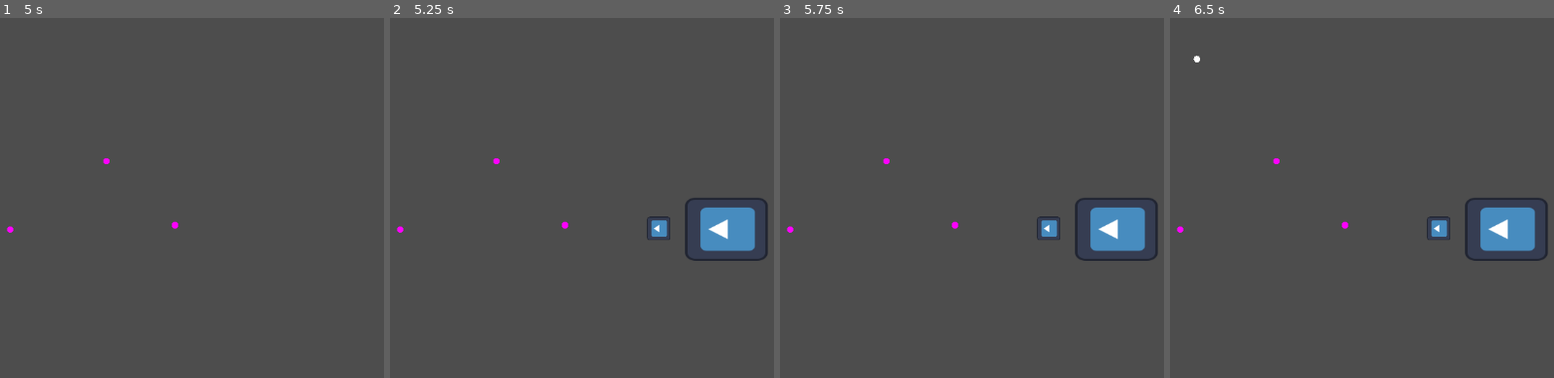
Above: before the commit, frames 1-4 (left to right).
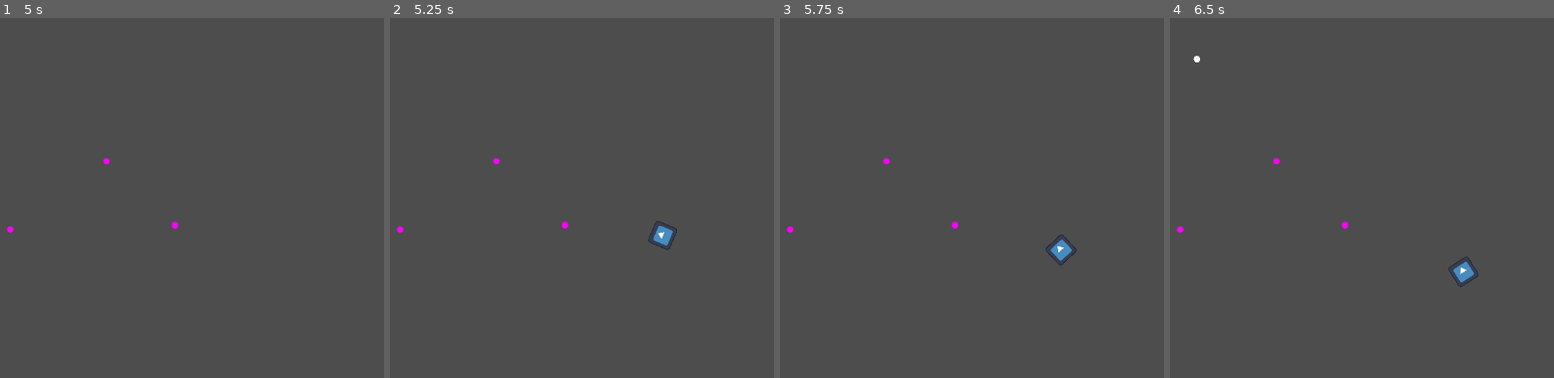
Above: after the commit, the same moments.

Repository: EggnogPlus/Ballistic
Game: Godot game, scene res://scenes/level.tscn
The game is run twice, just before and just after one commit, with the same random seed, the same clock (stepped at 60 frames per second) and the same inputs. The engine's default icon, where the game draws it, is replaced by a stand-in: a white triangle on a blue panel in a dark square.
Inputs:
- Up to frame 1 (5 s): tap Enter at 0.5, 3.5 s; hold Right (ui_right) 0.53-1.28 s; tap Tab (grapple) at 0.6, 2.1, 3.6 s; tap Space (release_grapple) at 1.25, 1.35, 2.85, 4.35 s; hold Down (ui_down) 1.28-2.03 s; hold Right (ui_right) 2.03-2.78 s; hold Up (ui_up) 2.78-3.53 s; hold Left (ui_left) from 3.53 s (still down)
- Up to frame 2 (5.25 s): tap Space (release_grapple) at 5 s; release Left (ui_left) at 5.03 s; hold Down (ui_down) from 5.03 s (still down); tap Tab (grapple) at 5.1 s
- Up to frame 3 (5.75 s): keep holding Down (ui_down)
- Up to frame 4 (6.5 s): release Down (ui_down) at 5.78 s; hold Right (ui_right) from 5.78 s (still down); tap Space (release_grapple) at 5.85 s

Frame 1 is identical in both runs. In frame 2, 2.6% of the frame differs, in the area x 66-99%, y 50-68%; in frame 3, 2.7%; in frame 4, 2.8%, in the area x 66-99%, y 50-75%.

Commit message:
base enemy movement done with colors to indicate state

Diff:
--- a/scenes/enemy.tscn
+++ b/scenes/enemy.tscn
@@ -27,9 +27,9 @@
 polygon = PackedVector2Array(-50, 100, 50, 100, 0, 0)
 
 [node name="Sprite2D" type="Sprite2D" parent="Area2D/CollisionPolygon2D"]
-position = Vector2(-0.57143, 57.4286)
-scale = Vector2(0.419643, 0.549107)
-texture = ExtResource("2_65ego")
+position = Vector2(12.4778, 256.201)
+scale = Vector2(0.158659, 0.238746)
+region_rect = Rect2(280, 137, 1, 1)
 
 [node name="frontMarker" type="Marker2D" parent="Area2D"]
 position = Vector2(0, 100)
--- a/scenes/level.tscn
+++ b/scenes/level.tscn
@@ -34,6 +34,7 @@
 spawn_interval = 5.0
 
 [node name="SpawnPoint1" type="Marker2D" parent="EnemySpawner"]
+position = Vector2(50, 300)
 
 [node name="SpawnPoint2" type="Marker2D" parent="EnemySpawner"]
 position = Vector2(1000, 300)
--- a/scripts/enemy.gd
+++ b/scripts/enemy.gd
@@ -1,17 +1,28 @@
 extends CharacterBody2D
 
 var speed: float = 100.0
-var turnSpeed = 5.0
+var huntSpeed: float = 150.0
+var turnSpeed = 2.0
 enum ENEMY_STATE {PATROLLING, # 0
 					 LOSING, # 1
 					 HUNTING} # 2
+# Patrolling variables
+var lastKnownLocation: Vector2
+var mustHaveBeenTheWind = 3.0
+var currentLostTime = 0.0
+
+var patrolTime = 0.0
+var maxPatrolTime = 3.0  # How long to move in one direction
+var target_direction: Vector2
+
+#region All @onready vars
 @onready var currentState = ENEMY_STATE.PATROLLING
-
 @onready var directionFacing: Vector2
 @onready var sprite = $Sprite2D
 @onready var frontMarker = $Area2D/frontMarker
 @onready var visionCone = $Area2D
 @onready var player = get_node_or_null("/root/Level/Player/ball")
+#endregion
 
 #region Get Direction w/ get_facing_direction, and hooks for entering / exiting vision code
 ## Sets the enemies "forward" direction to be the vec between the frontMarker and self
@@ -37,24 +48,56 @@
 
 #region state movements
 
-func patrolMovement():
-	pass
+func patrolMovement(delta):
+	patrolTime += 1.0 / Engine.get_frames_per_second()
 
-func losingMovement():
-	velocity = Vector2.ZERO
+	if patrolTime >= maxPatrolTime or target_direction == Vector2.ZERO:
+		patrolTime = 0.0
+		maxPatrolTime = randf_range(1.5, 3.0)
+
+		# Generate a random unit vector (direction)
+		var rand_angle = randf_range(0, TAU)
+		target_direction = Vector2.RIGHT.rotated(rand_angle).normalized()
+
+	# Smoothly rotate toward the direction
+	var target_angle = target_direction.angle() + PI / 2
+	rotation = lerp_angle(rotation, target_angle, turnSpeed * delta)
+
+	# 🚨 Move in the direction you chose (not based on UP anymore)
+	velocity = target_direction * speed
+	move_and_slide()
+
+func losingMovement(delta):
+	# Move Toward Where player was last seen
+	var to_last_seen_player = lastKnownLocation - global_position
+	rotation = to_last_seen_player.angle() + PI / 2
+	velocity = Vector2.UP.rotated(rotation) * huntSpeed
+
+	# Wait mustHaveBeenTheWind time before returning to patrol state
+	currentLostTime += delta
+	if currentLostTime >= mustHaveBeenTheWind:
+		# Lost Player
+		currentState = ENEMY_STATE.PATROLLING
+		currentLostTime = 0
+	else:
+		# Still searching
+		currentState = ENEMY_STATE.LOSING
+
+
 	move_and_slide()
 
 func huntingMovement(delta):
 	if not player:
 		return
 
-	# Calculate angle to player
 	var to_player = player.global_position - global_position
-	rotation = to_player.angle() + PI / 2  # Adjust based on your sprite's "forward"
+	# Continually update lastKnownLocation for when enemy loses sight
+	lastKnownLocation = player.global_position
+	rotation = to_player.angle() + PI / 2
 
 	# Vector2.UP is (0, -1) → pointing up.
 	# .rotated(rotation) turns it to match the direction the enemy is facing. as rotation = self.~objs cur angle
-	velocity = Vector2.UP.rotated(rotation) * speed
+	velocity = Vector2.UP.rotated(rotation) * huntSpeed
 
 	move_and_slide()
 
@@ -64,10 +107,13 @@
 	get_facing_direction()
 	match currentState:
 		0: # PATROLLING
-			patrolMovement()
+			sprite.modulate = Color(1, 1, 1)
+			patrolMovement(delta)
 		1: # LOSING
-			losingMovement()
+			sprite.modulate = Color(1, 0, 1)
+			losingMovement(delta)
 		2: # HUNTING
+			sprite.modulate = Color(1, 0, 0)
 			huntingMovement(delta)
 
 ## Function constally run for enemy
